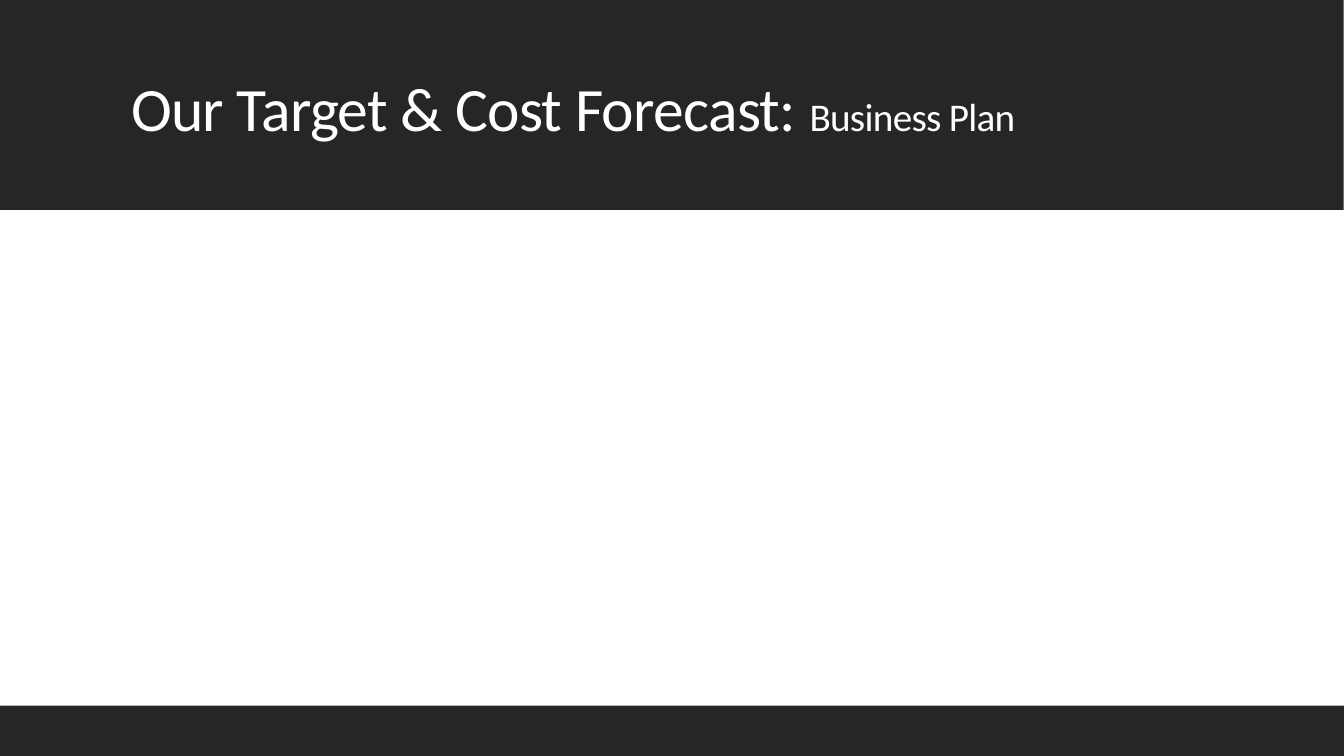
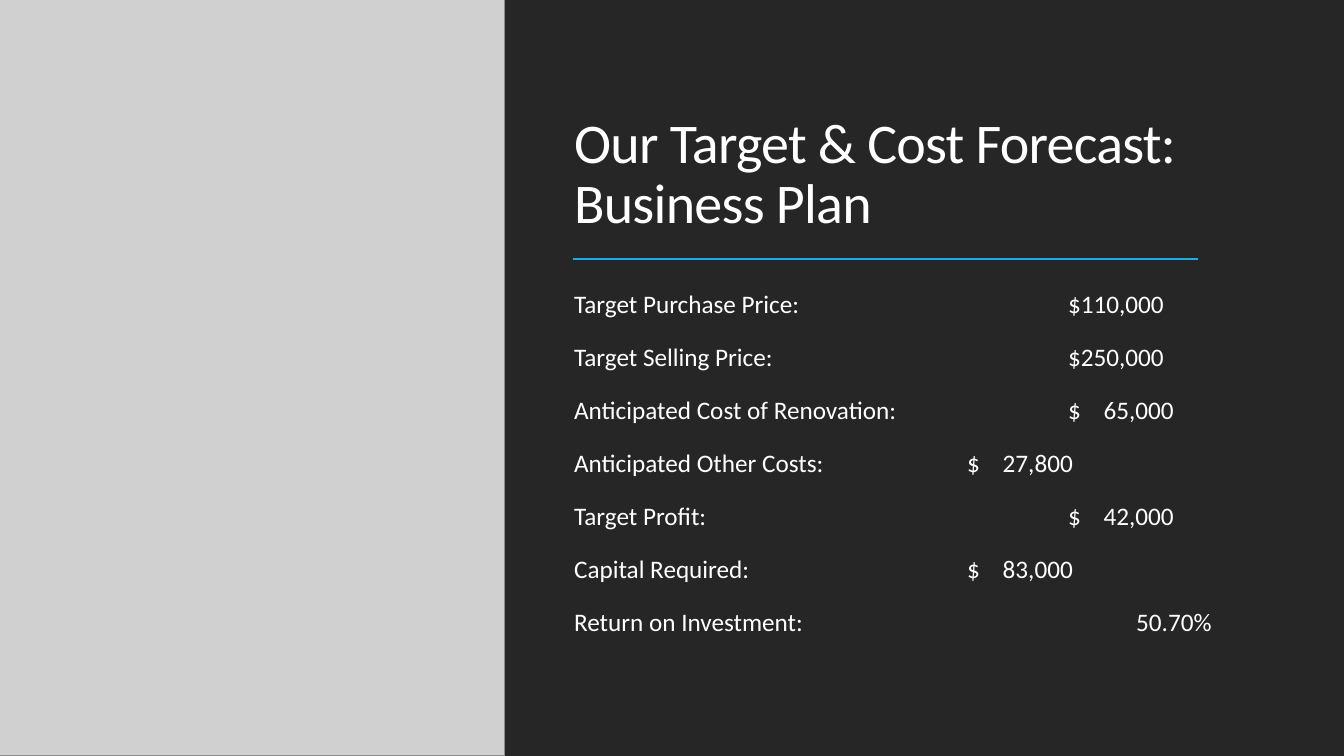
Before and after one commit to masaichig0/MobileHomePresentation, a slide deck: slide 11 of MobileHomeFlippingBusiness.pptx (slide 10 before the commit). Drawn at 1344x756 pixels with LibreOffice and Linux fonts; fonts in the diff are those of the drawing; grey boxes stand for pictures. Boxes give left, top, right and bottom in pixels: in the first picture for what was removed or moved away, otherwise in the second. Text is boxed around its words. In the diff, an @@ line names an element or a change of style, - is before the commit and + after.

```diff
--- a/MobileHomeFlippingBusiness.pptx
+++ b/MobileHomeFlippingBusiness.pptx
@@ background #FFFFFF to #000000 @@
@@ rectangle at <box>0,0,1344,756</box>: fill #FFFFFF to #262626 @@
@@ rectangle removed at <box>0,0,1344,210</box> @@
@@ picture added at <box>0,0,505,756</box> @@
@@ title "Our Target & Cost Forecast: ...": place and size @@
-title "Our Target & Cost Forecast: ..." at <box>131,91,1015,142</box>
+title "Our Target & Cost Forecast: ..." at <box>574,126,1176,224</box>
@@ title "Our Target & Cost Forecast: ..." at <box>574,126,1176,224</box>: size 44 to 40 pt in "Our Target & Cost Forecast:"; size 28 to 40 pt in "Business Plan"; vertical alignment middle to bottom @@
@@ line added from (574, 259) to (1199, 259), #1CADE4 1.5 pt @@
@@ text added at <box>574,295,1211,631</box>, 18 pt, text #FFFFFF @@
+  Target Purchase Price: $110,000
+  Target Selling Price: $250,000
+  Anticipated Cost of Renovation: $ 65,000
+  Anticipated Other Costs: $ 27,800
+  Target Profit: $ 42,000
+  Capital Required: $ 83,000
+  Return on Investment: 50.70%
@@ rectangle removed at <box>0,706,1344,756</box> @@
@@ rectangle added at <box>0,706,1344,756</box>, fill #262626 @@
```
Also in this commit, not shown: 1 other slide changed, 1 slide added, 1 other file.
